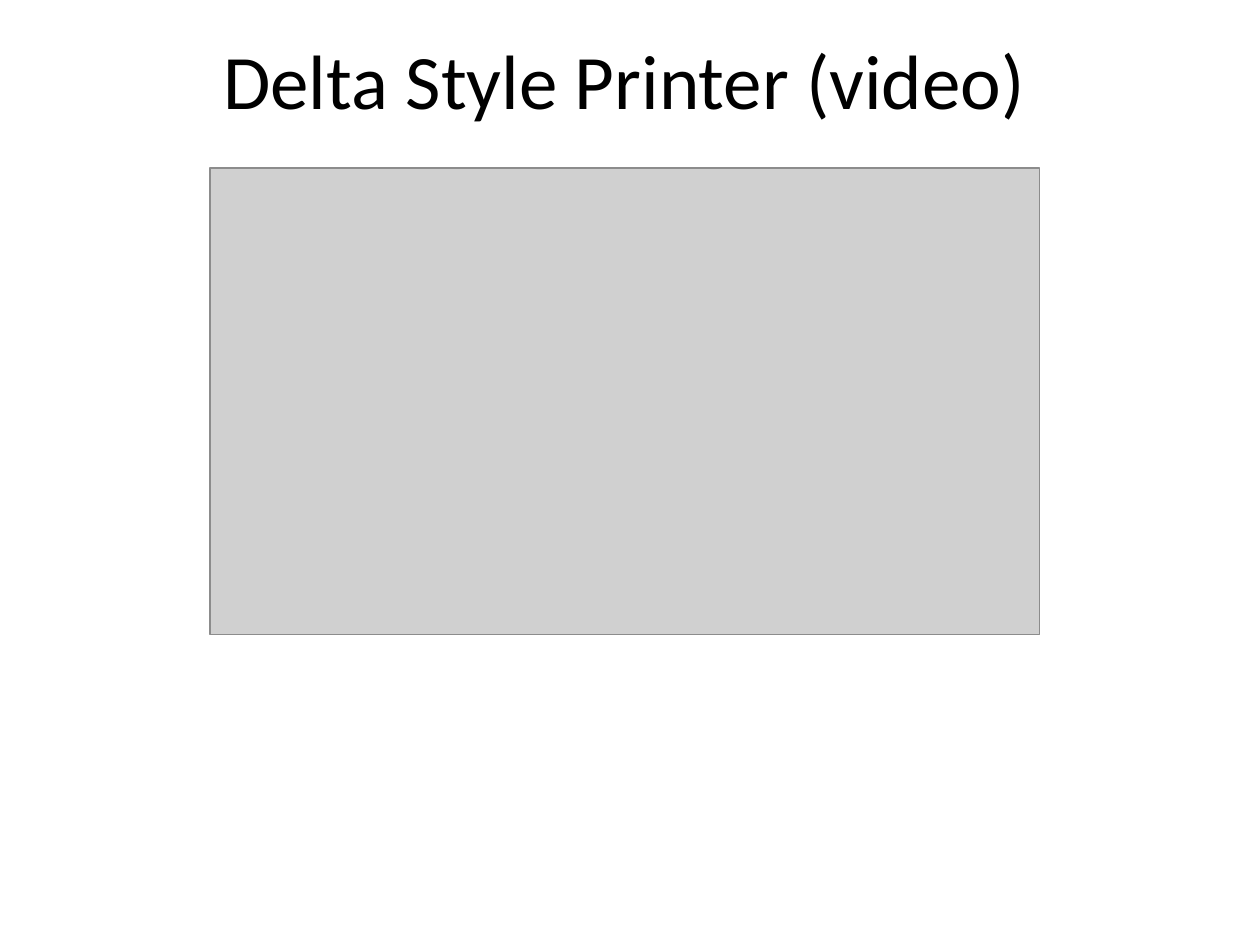
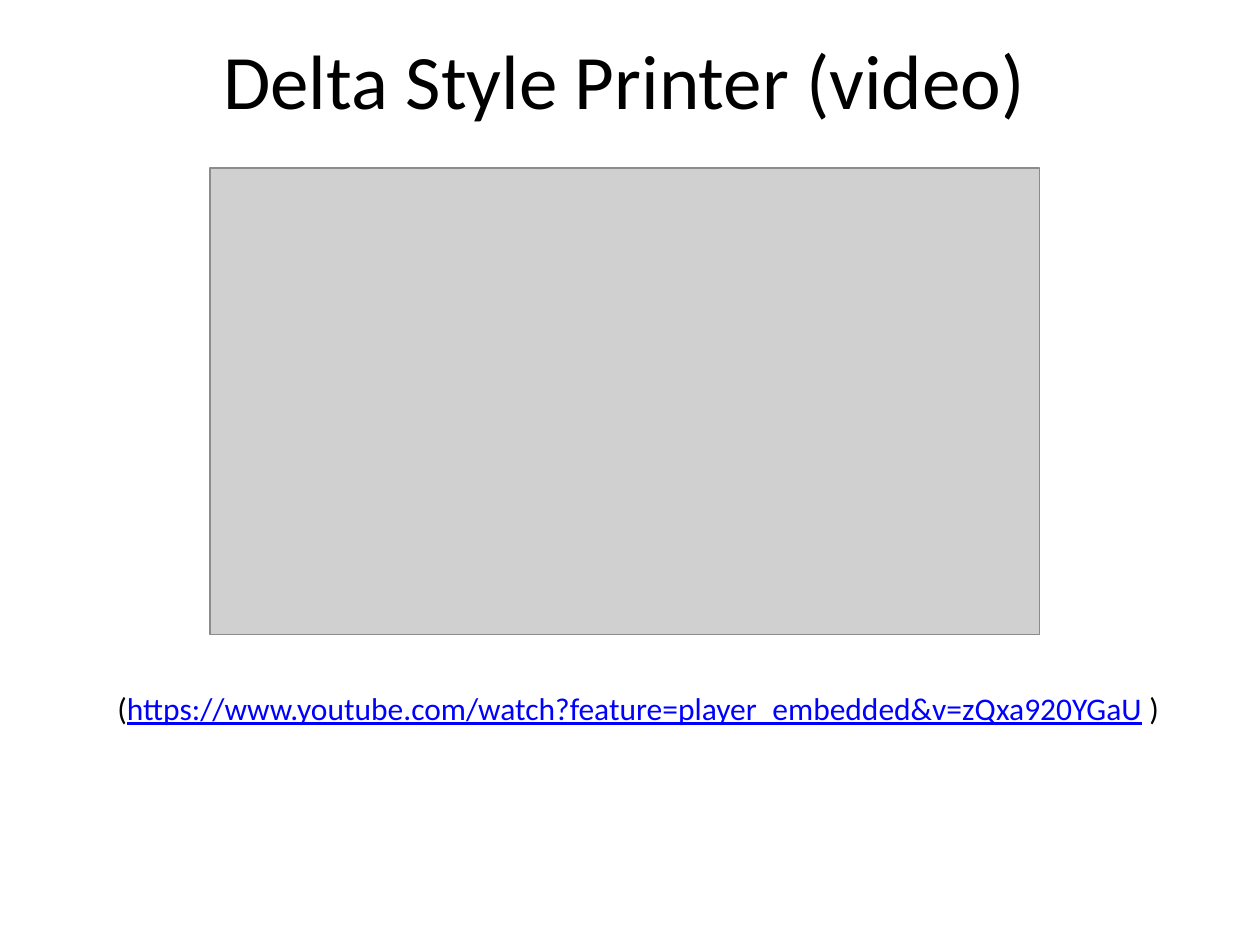
Before and after one commit to dykebert/GDI_3D_Printing_Intro, a slide deck: slide 10 of Introduction to 3D Printing.pptx (slide 11 before the commit). Drawn at 1260x945 pixels with LibreOffice and Linux fonts; fonts in the diff are those of the drawing; grey boxes stand for pictures. Boxes give left, top, right and bottom in pixels: in the first picture for what was removed or moved away, otherwise in the second. Text is boxed around its words. In the diff, an @@ line names an element or a change of style, - is before the commit and + after.

```diff
--- a/Introduction to 3D Printing.pptx
+++ b/Introduction to 3D Printing.pptx
@@ text added at [117,697,1141,725], 18 pt, text #0000FF, underline @@
+(https://www.youtube.com/watch?feature=player_embedded&v=zQxa920YGaU )
```
Also in this commit, not shown: 1 other slide changed, 1 slide added, 1 slide removed, 2 other files.
